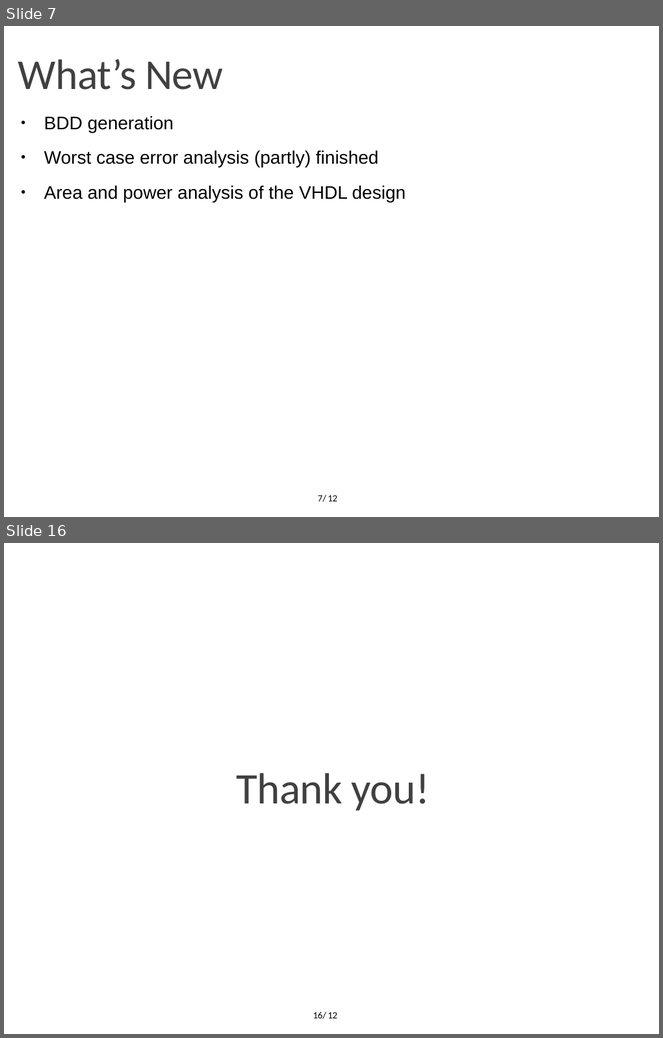
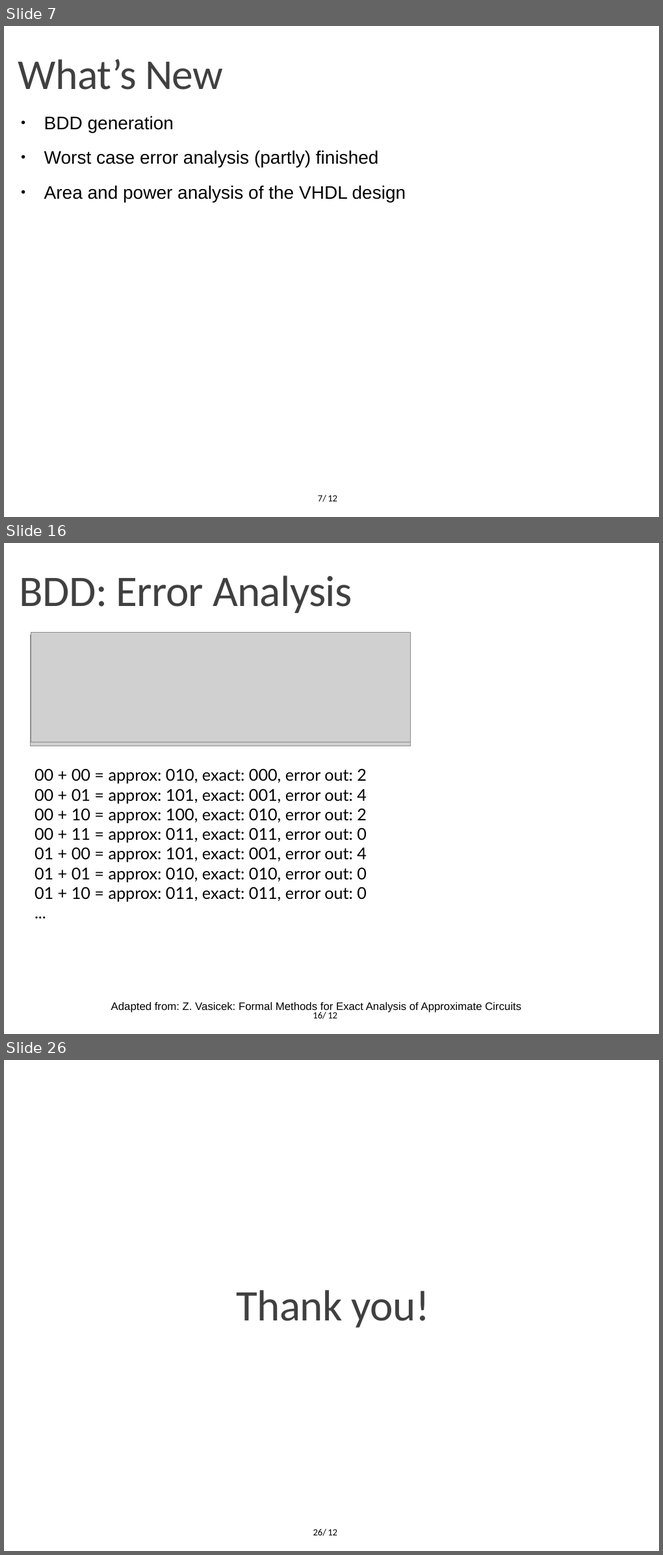
Before and after one commit to OrionLightning/Approximate-Circuit, a slide deck: Presentation Slides/Second Midterm (11-01-2022)/Midterm 11-01-2022.pptx. Shown one above the other, each under a label of ours: slides 7 and 16 before the commit, slides 7, 16 and 26 after it; the slides between them are not shown. The pictures are 663x1038 and 663x1555 pixels, drawn with LibreOffice and Linux fonts; fonts in the diff are those of the drawing; grey boxes stand for pictures; background and template pictures are left out. Boxes give left, top, right and bottom in pixels: in the first picture for what was removed or moved away, otherwise in the second. Text is boxed around its words. In the diff, an @@ line names an element or a change of style, - is before the commit and + after.

```diff
--- a/Presentation Slides/Second Midterm (11-01-2022)/Midterm 11-01-2022.pptx
+++ b/Presentation Slides/Second Midterm (11-01-2022)/Midterm 11-01-2022.pptx
@@ slide 16 added at bbox=[4, 543, 659, 1034], background #FFFFFF; not listed: 1 template element that a slide beside it also shows @@
@@ text added at bbox=[20, 575, 352, 613], 48 pt, text #404040 @@
+BDD: Error Analysis
@@ picture added at bbox=[30, 635, 410, 746] @@
@@ picture added at bbox=[31, 633, 410, 743] @@
@@ text added at bbox=[35, 769, 367, 902], 18 pt, text #000000 @@
+00 + 00 = approx: 010, exact: 000, error out: 2
+00 + 01 = approx: 101, exact: 001, error out: 4
+00 + 10 = approx: 100, exact: 010, error out: 2
+00 + 11 = approx: 011, exact: 011, error out: 0
+01 + 00 = approx: 101, exact: 001, error out: 4
+01 + 01 = approx: 010, exact: 010, error out: 0
+01 + 10 = approx: 011, exact: 011, error out: 0
+...
@@ text added at bbox=[111, 1003, 521, 1013], 12 pt, text #000000 @@
+Adapted from: Z. Vasicek: Formal Methods for Exact Analysis of Approximate Circuits
@@ page number added at bbox=[313, 1012, 326, 1019], 10.5 pt, text #000000 @@
+16/
@@ what was slide 16 is now slide 26 @@
@@ page number at bbox=[313, 1529, 326, 1536]: text changed @@
-16/
+26/
```
Also in this commit, not shown: 6 slides changed, 11 other slides added, 2 slides removed, 2 other files.
